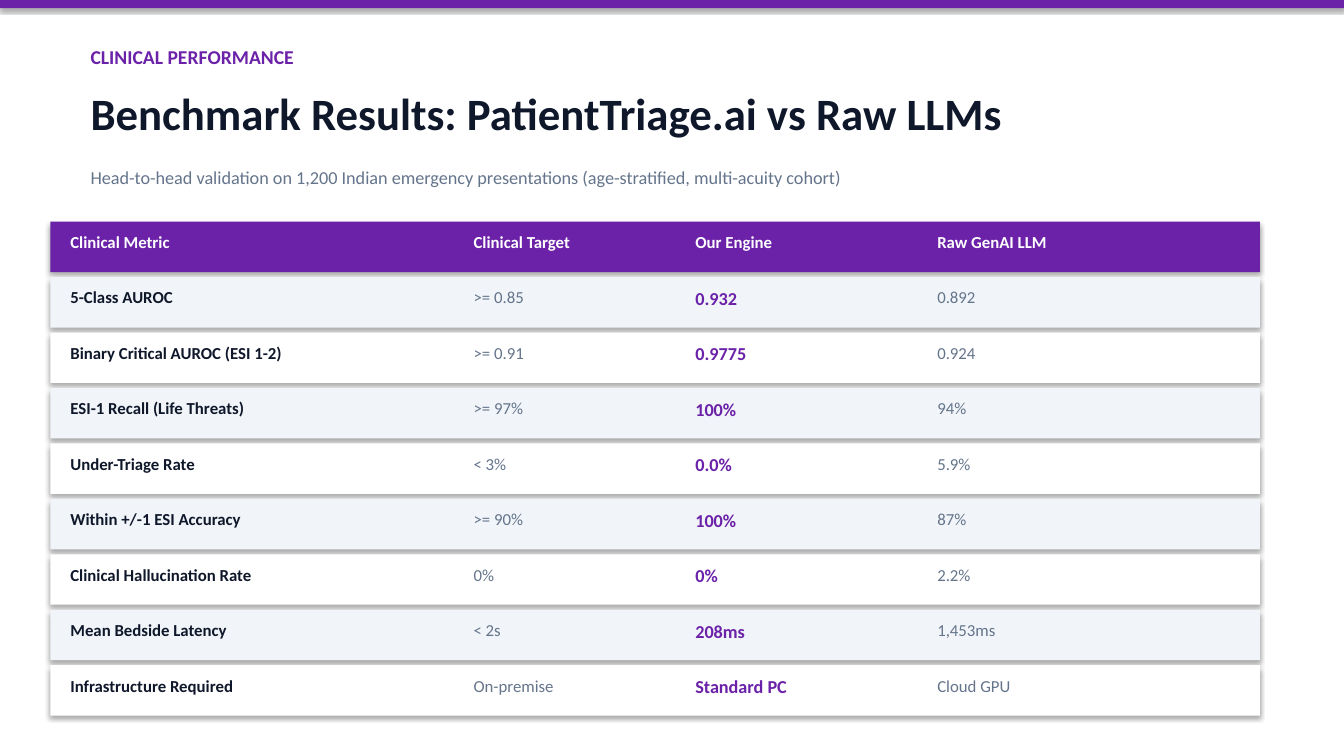
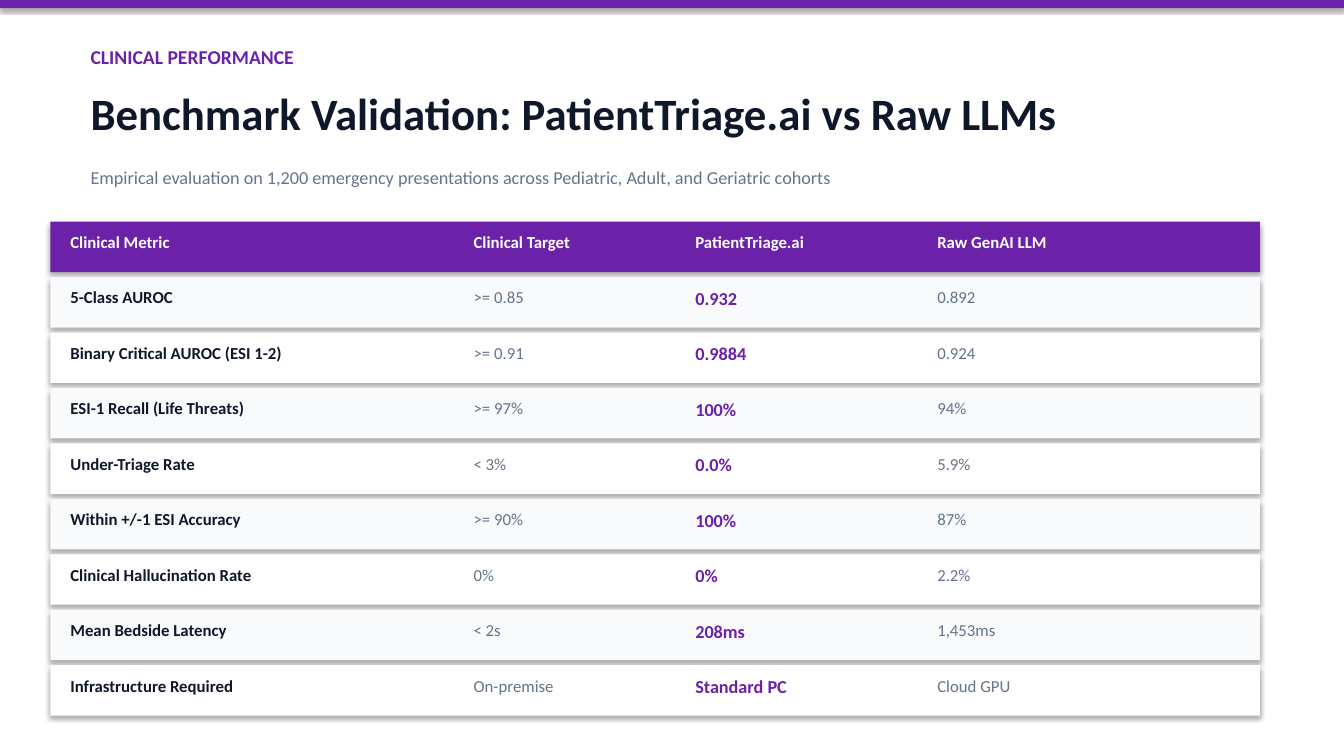
Before and after one commit to smit45-m/PatientTriage, a slide deck: slide 6 of PatientTriage_BusinessProposal.pptx. Drawn at 1344x756 pixels with LibreOffice and Linux fonts; fonts in the diff are those of the drawing. Boxes give left, top, right and bottom in pixels: in the first picture for what was removed or moved away, otherwise in the second. Text is boxed around its words. In the diff, an @@ line names an element or a change of style, - is before the commit and + after.

```diff
--- a/PatientTriage_BusinessProposal.pptx
+++ b/PatientTriage_BusinessProposal.pptx
@@ text at <box>91,98,1056,138</box>: text changed @@
-Benchmark Results: PatientTriage.ai vs Raw LLMs
+Benchmark Validation: PatientTriage.ai vs Raw LLMs
@@ text at <box>91,171,831,187</box>: text changed @@
-Head-to-head validation on 1,200 Indian emergency presentations (age-stratified, multi-acuity cohort)
+Empirical evaluation on 1,200 emergency presentations across Pediatric, Adult, and Geriatric cohorts
@@ text at <box>695,236,804,251</box>: text changed @@
-Our Engine
+PatientTriage.ai
@@ text at <box>695,347,746,360</box>: text changed @@
-0.9775
+0.9884
```
Also in this commit, not shown: 14 other slides changed, 5 other files.
